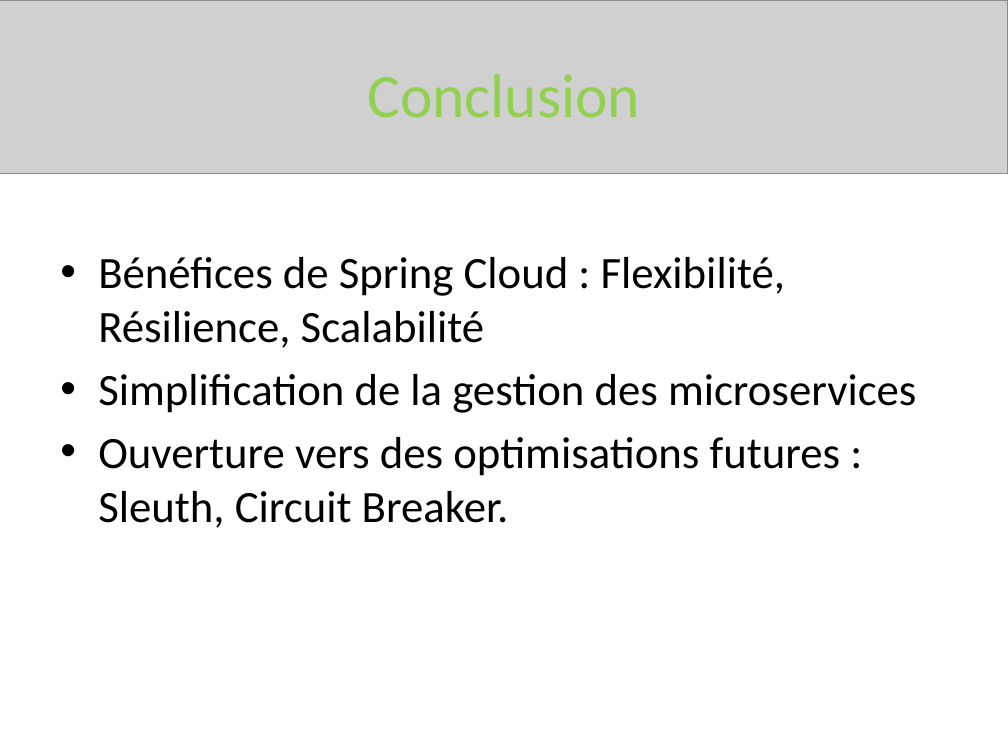
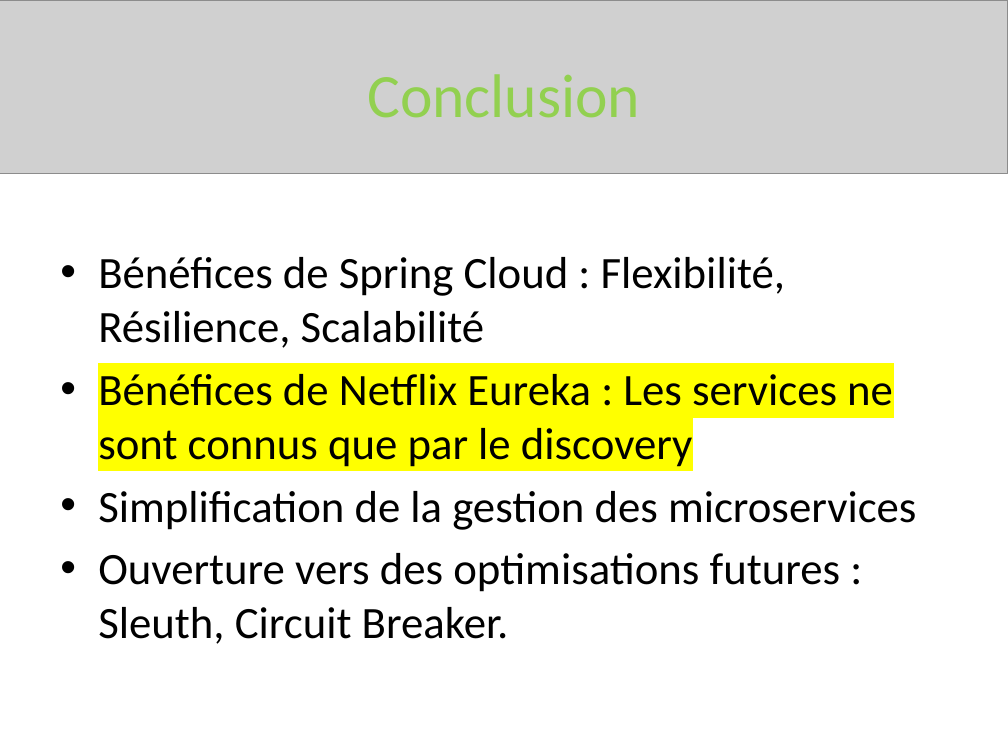
Before and after one commit to Elouaret/spring-cloud, a slide deck: slide 7 of Netflix_au_service_du_printemps.pptx. Drawn at 1008x756 pixels with LibreOffice and Linux fonts; fonts in the diff are those of the drawing; grey boxes stand for pictures. Boxes give left, top, right and bottom in pixels: in the first picture for what was removed or moved away, otherwise in the second. Text is boxed around its words. In the diff, an @@ line names an element or a change of style, - is before the commit and + after.

```diff
--- a/Netflix_au_service_du_printemps.pptx
+++ b/Netflix_au_service_du_printemps.pptx
@@ text at <box>98,374,893,467</box>: paragraph added @@
+• Bénéfices de Netflix Eureka : Les services ne sont connus que par le discovery
```
Also in this commit, not shown: 1 slide added, 15 other files.
